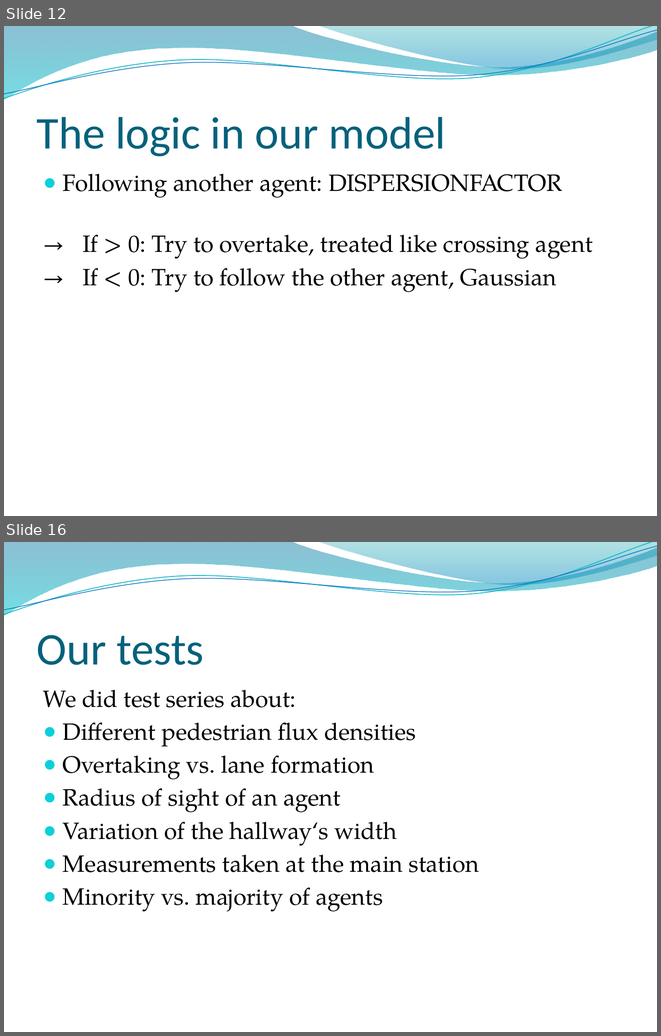
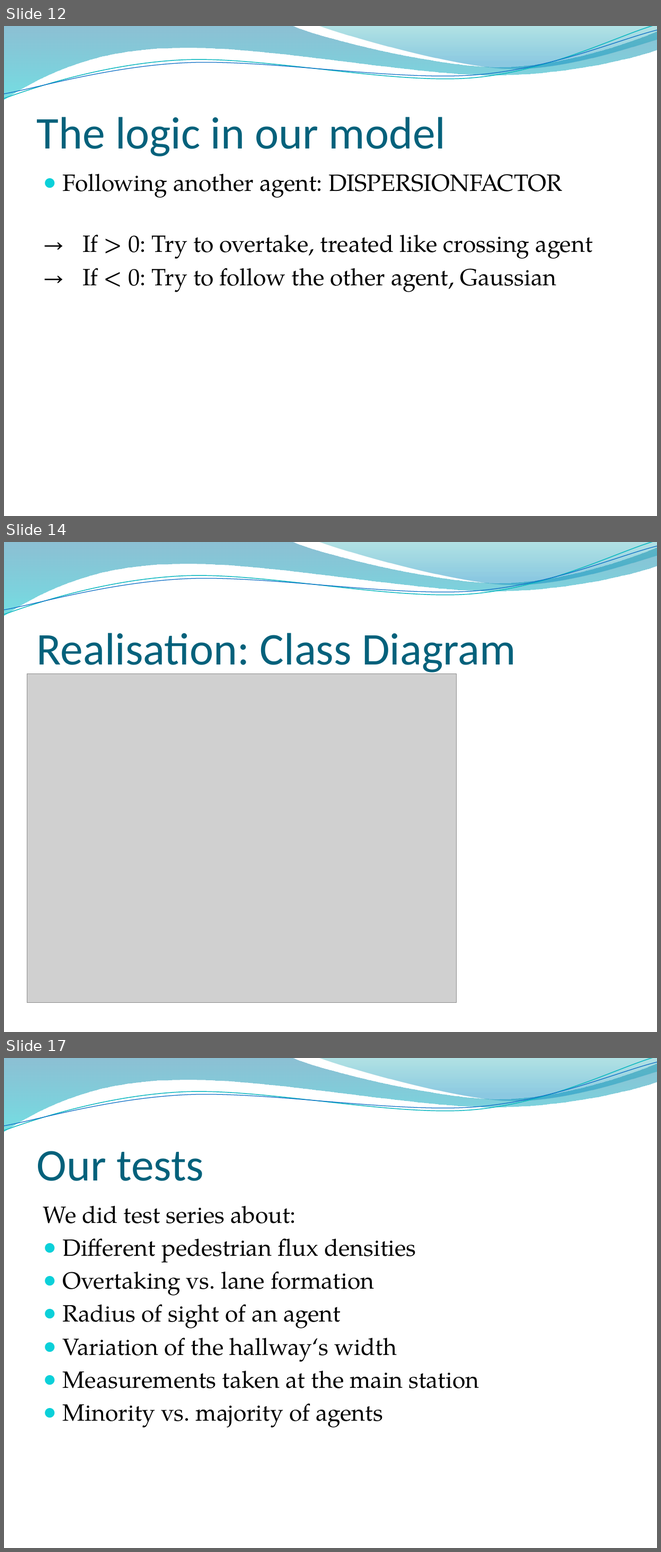
Before and after one commit to ratheile/MSSSM, a slide deck: presentation/Presentation.pptx. Shown one above the other, each under a label of ours: slides 12 and 16 before the commit, slides 12, 14 and 17 after it; the slides between them are not shown. The pictures are 661x1036 and 661x1552 pixels, drawn with LibreOffice and Linux fonts; fonts in the diff are those of the drawing; grey boxes stand for pictures; background and template pictures are left out. Boxes give left, top, right and bottom in pixels: in the first picture for what was removed or moved away, otherwise in the second. Text is boxed around its words. In the diff, an @@ line names an element or a change of style, - is before the commit and + after.

```diff
--- a/presentation/Presentation.pptx
+++ b/presentation/Presentation.pptx
@@ slide 14 added at (x1=4, y1=542, x2=657, y2=1032), background picture (left out); not listed: 4 template elements that a slide beside it also shows @@
@@ title added at (x1=37, y1=633, x2=516, y2=675), 50 pt, text #04617B @@
+Realisation: Class Diagram
@@ picture added at (x1=27, y1=674, x2=457, y2=1003) @@
@@ what was slide 16 is now slide 17 @@
```
Also in this commit, not shown: 1 slide changed, 3 other slides added, 4 slides removed.
